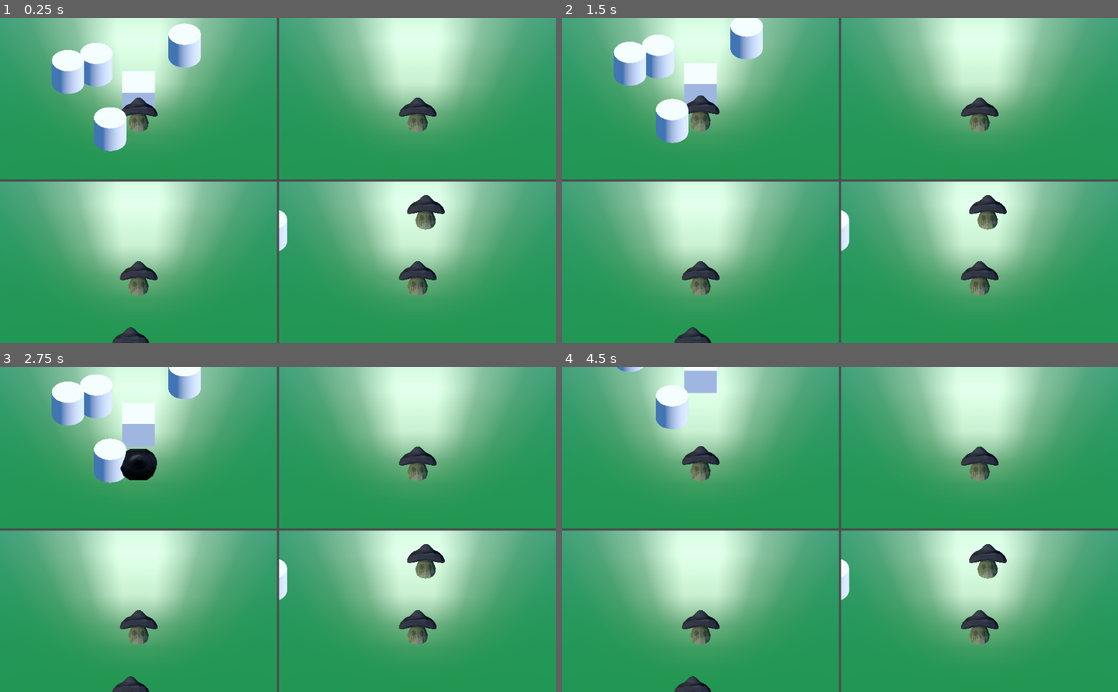
Above: before the commit, frames 1-4 (two rows, left to right).
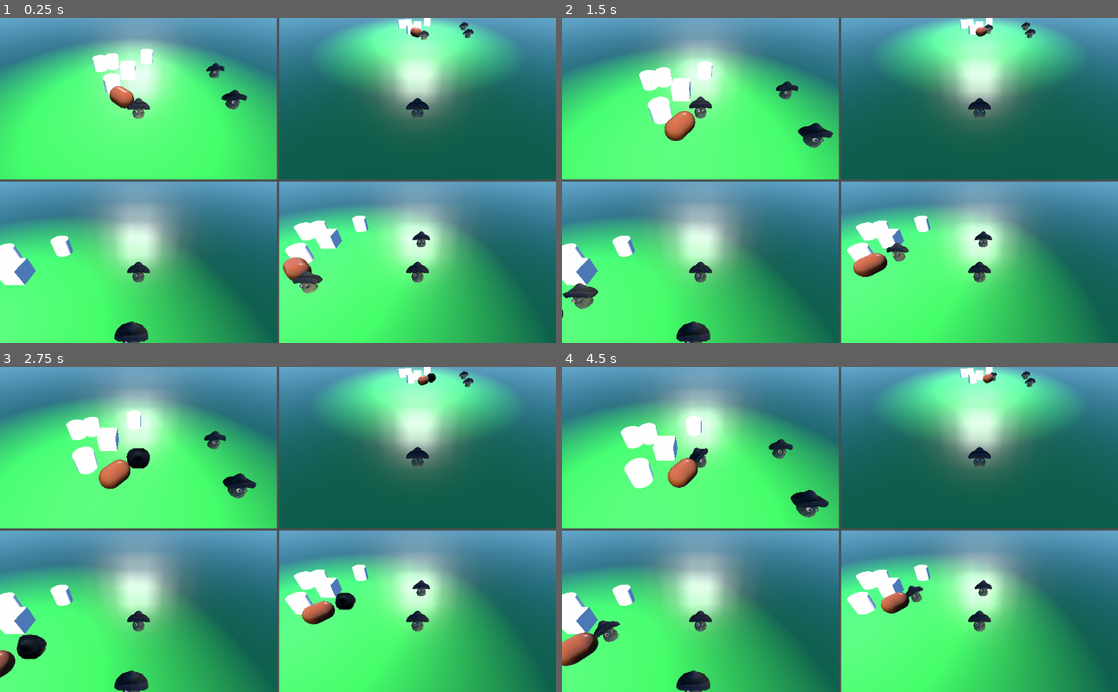
Above: after the commit, the same moments.

Repository: JohnMeadow1/ShroomDoom
Game: Godot game, scene res://viewports/viewports.tscn
Same seed, same stepped clock (60 frames per second), same inputs: the game is played once before the commit and once after it.
Inputs (mouse positions are in pixels of both pictures, inside the frame that each line leads up to):
- Up to frame 1 (0.25 s): no input
- Up to frame 2 (1.5 s): tap Enter at 0.5 s; move the mouse to (962, 164) at 0.52 s; hold Up (move_up_p1) 0.53-1.28 s; move the mouse to (728, 196) at 1.27 s; hold Down (move_down_p1) from 1.28 s (still down)
- Up to frame 3 (2.75 s): move the mouse to (333, 458) at 2.02 s; release Down (move_down_p1) at 2.03 s; hold Up (move_up_p1) from 2.03 s (still down)
- Up to frame 4 (4.5 s): move the mouse to (812, 594) at 2.77 s; move the mouse to (1006, 578) at 3.52 s; release Up (move_up_p1) at 3.53 s; hold Down (move_down_p1) from 3.53 s (still down); move the mouse to (673, 480) at 4.27 s

The runs differ from the first frame. In frame 1, 92% of the frame differs, in the area x 0-100%, y 0-100%; in frame 2, 92%; in frame 3, 92%; in frame 4, 92%.

Commit message:
goat merge

Diff:
--- a/source/main.tscn
+++ b/source/main.tscn
@@ -1,7 +1,8 @@
-[gd_scene load_steps=5 format=2]
+[gd_scene load_steps=6 format=2]
 
 [ext_resource path="res://main.gd" type="Script" id=1]
-[ext_resource path="res://objects/tree.tscn" type="PackedScene" id=2]
+[ext_resource path="res://enemies/goat.tscn" type="PackedScene" id=2]
+[ext_resource path="res://objects/tree.tscn" type="PackedScene" id=3]
 
 [sub_resource type="SpatialMaterial" id=1]
 
@@ -67,37 +68,7 @@
 
 script = ExtResource( 1 )
 
-[node name="enviroment" type="Node" parent="." index="0"]
-
-[node name="OmniLight" type="DirectionalLight" parent="enviroment" index="0"]
-
-transform = Transform( 0.434509, -0.662657, 0.60999, 0, 0.677264, 0.73574, -0.900667, -0.319686, 0.294277, 28.6534, 15.486, 0 )
-layers = 1
-light_color = Color( 1, 1, 1, 1 )
-light_energy = 1.0
-light_indirect_energy = 1.0
-light_negative = false
-light_specular = 0.5
-light_bake_mode = 1
-light_cull_mask = -1
-shadow_enabled = true
-shadow_color = Color( 0, 0, 0, 1 )
-shadow_bias = 0.1
-shadow_contact = 0.0
-shadow_reverse_cull_face = false
-editor_only = false
-directional_shadow_mode = 2
-directional_shadow_split_1 = 0.1
-directional_shadow_split_2 = 0.2
-directional_shadow_split_3 = 0.5
-directional_shadow_blend_splits = false
-directional_shadow_normal_bias = 0.8
-directional_shadow_bias_split_scale = 0.25
-directional_shadow_depth_range = 0
-directional_shadow_max_distance = 200.0
-_sections_unfolded = [ "Shadow" ]
-
-[node name="ground" type="MeshInstance" parent="." index="1"]
+[node name="ground" type="MeshInstance" parent="." index="0"]
 
 layers = 1
 material_override = null
@@ -113,6 +84,33 @@
 material/0 = null
 _sections_unfolded = [ "Geometry" ]
 
+[node name="Goat" parent="." index="1" instance=ExtResource( 2 )]
+
 [node name="map" type="Node" parent="." index="2"]
 
-[node name="tree" parent="map" index="0" instance=ExtResource( 2 )]
+[node name="tree" parent="map" index="0" instance=ExtResource( 3 )]
+
+transform = Transform( 1, 0, 0, 0, 1, 0, 0, 0, 1, 0, 0.870786, -6.3119 )
+
+[node name="OmniLight" type="OmniLight" parent="." index="3"]
+
+transform = Transform( 1, 0, 0, 0, 1, 0, 0, 0, 1, 0, 11.1384, 0 )
+layers = 1
+light_color = Color( 1, 1, 1, 1 )
+light_energy = 10.0
+light_indirect_energy = 1.0
+light_negative = false
+light_specular = 0.5
+light_bake_mode = 2
+light_cull_mask = -1
+shadow_enabled = true
+shadow_color = Color( 0, 0, 0, 1 )
+shadow_bias = 0.15
+shadow_contact = 0.0
+shadow_reverse_cull_face = false
+editor_only = false
+omni_range = 25.1138
+omni_attenuation = 1.0
+omni_shadow_mode = 1
+omni_shadow_detail = 1
+_sections_unfolded = [ "Light", "Omni", "Shadow" ]
--- a/source/objects/tree.tscn
+++ b/source/objects/tree.tscn
@@ -32,7 +32,7 @@
 
 layers = 1
 material_override = null
-cast_shadow = 1
+cast_shadow = 2
 extra_cull_margin = 0.0
 use_in_baked_light = false
 lod_min_distance = 0.0
--- a/source/player/player.tscn
+++ b/source/player/player.tscn
@@ -1,8 +1,9 @@
-[gd_scene load_steps=6 format=2]
+[gd_scene load_steps=7 format=2]
 
 [ext_resource path="res://player/player.gd" type="Script" id=1]
 [ext_resource path="res://player/player.png" type="Texture" id=2]
 [ext_resource path="res://player/player.obj" type="ArrayMesh" id=3]
+[ext_resource path="res://player/eye/eye.tscn" type="PackedScene" id=4]
 
 [sub_resource type="CapsuleShape" id=1]
 
@@ -62,7 +63,7 @@
 distance_fade_enable = false
 _sections_unfolded = [ "Roughness" ]
 
-[node name="player" type="KinematicBody"]
+[node name="player" type="KinematicBody" index="0"]
 
 transform = Transform( 1, 0, 0, 0, -4.37114e-008, -1, 0, 1, -4.37114e-008, 0, 1, 0 )
 input_ray_pickable = true
@@ -80,29 +81,12 @@
 _sections_unfolded = [ "Axis Lock", "Geometry", "Transform" ]
 PLAYER_NUM = 1
 
-[node name="Camera" type="Camera" parent="." index="0"]
-
-transform = Transform( 1, 0, 0, 0, -0.659078, 0.752075, 0, -0.752075, -0.659078, 0, 10, -10 )
-keep_aspect = 1
-cull_mask = 1048575
-environment = null
-h_offset = 0.0
-v_offset = 0.0
-doppler_tracking = 0
-projection = 1
-current = true
-fov = 70.0
-size = 10.0
-near = 0.05
-far = 100.0
-_sections_unfolded = [ "Transform" ]
-
-[node name="CollisionShape" type="CollisionShape" parent="." index="1"]
+[node name="CollisionShape" type="CollisionShape" parent="." index="0"]
 
 shape = SubResource( 1 )
 disabled = false
 
-[node name="Spatial" type="Spatial" parent="." index="2"]
+[node name="Spatial" type="Spatial" parent="." index="1"]
 
 transform = Transform( -1, 8.74228e-008, 0, -8.74228e-008, -1, 8.72665e-008, 7.62908e-015, 8.72665e-008, 1, 0, 0, 0 )
 _sections_unfolded = [ "Transform", "Visibility" ]
@@ -114,7 +98,7 @@
 material_override = SubResource( 2 )
 cast_shadow = 1
 extra_cull_margin = 0.0
-use_in_baked_light = false
+use_in_baked_light = true
 lod_min_distance = 0.0
 lod_min_hysteresis = 0.0
 lod_max_distance = 0.0
@@ -123,3 +107,28 @@
 skeleton = NodePath("..")
 material/0 = null
 _sections_unfolded = [ "Geometry", "Transform" ]
+
+[node name="eye_node" parent="Spatial" index="1" instance=ExtResource( 4 )]
+
+transform = Transform( -0.44794, 0.0523008, -0.215905, -0.206571, -0.27683, 0.361516, -0.0817224, 0.413074, 0.269613, 0.193395, -0.308041, 0.199018 )
+
+[node name="eye_node2" parent="Spatial" index="2" instance=ExtResource( 4 )]
+
+transform = Transform( -0.359935, -0.0202178, 0.173314, 0.174083, -0.0687146, 0.353516, 0.0119047, 0.393535, 0.070631, -0.25454, -0.308041, 0.199018 )
+
+[node name="Camera" type="Camera" parent="." index="2"]
+
+transform = Transform( 1, 0, 0, 0, -0.659078, 0.752075, 0, -0.752075, -0.659078, 0, 10, -10 )
+keep_aspect = 1
+cull_mask = 1048575
+environment = null
+h_offset = 0.0
+v_offset = 0.0
+doppler_tracking = 0
+projection = 0
+current = true
+fov = 60.0
+size = 10.0
+near = 0.05
+far = 100.0
+_sections_unfolded = [ "Transform" ]
--- a/source/viewports/viewports.tscn
+++ b/source/viewports/viewports.tscn
@@ -4,7 +4,7 @@
 [ext_resource path="res://main.tscn" type="PackedScene" id=2]
 [ext_resource path="res://player/player.tscn" type="PackedScene" id=3]
 
-[node name="splitscreen" type="Node" index="0"]
+[node name="splitscreen" type="Node"]
 
 script = ExtResource( 1 )
 
@@ -42,35 +42,57 @@
 
 [node name="Viewport1" type="Viewport" parent="ViewportsContainer/Player1" index="0"]
 
-editor/display_folded = true
-arvr = false
-size = Vector2( 510, 298 )
-own_world = false
-world = null
-transparent_bg = false
-msaa = 0
-hdr = true
-disable_3d = false
-usage = 2
-debug_draw = 0
-render_target_v_flip = false
-render_target_clear_mode = 0
-render_target_update_mode = 3
-audio_listener_enable_2d = false
-audio_listener_enable_3d = false
-physics_object_picking = false
-gui_disable_input = false
-gui_snap_controls_to_pixels = true
-shadow_atlas_size = 0
-shadow_atlas_quad_0 = 2
-shadow_atlas_quad_1 = 2
-shadow_atlas_quad_2 = 3
-shadow_atlas_quad_3 = 4
-_sections_unfolded = [ "Rendering" ]
+arvr = false
+size = Vector2( 510, 298 )
+own_world = false
+world = null
+transparent_bg = false
+msaa = 0
+hdr = true
+disable_3d = false
+usage = 2
+debug_draw = 0
+render_target_v_flip = false
+render_target_clear_mode = 0
+render_target_update_mode = 3
+audio_listener_enable_2d = false
+audio_listener_enable_3d = false
+physics_object_picking = false
+gui_disable_input = false
+gui_snap_controls_to_pixels = true
+shadow_atlas_size = -1
+shadow_atlas_quad_0 = 2
+shadow_atlas_quad_1 = 2
+shadow_atlas_quad_2 = 3
+shadow_atlas_quad_3 = 4
+_sections_unfolded = [ "Audio Listener", "Rendering", "Shadow Atlas" ]
 
 [node name="main" parent="ViewportsContainer/Player1/Viewport1" index="0" instance=ExtResource( 2 )]
 
 [node name="player" parent="ViewportsContainer/Player1/Viewport1" index="1" instance=ExtResource( 3 )]
+
+[node name="OmniLight" type="OmniLight" parent="ViewportsContainer/Player1/Viewport1" index="2"]
+
+transform = Transform( 1, 0, 0, 0, 1, 0, 0, 0, 1, 0, 2.94309, 2.79581 )
+layers = 1
+light_color = Color( 1, 1, 1, 1 )
+light_energy = 1.0
+light_indirect_energy = 1.0
+light_negative = false
+light_specular = 0.5
+light_bake_mode = 1
+light_cull_mask = -1
+shadow_enabled = true
+shadow_color = Color( 0, 0, 0, 1 )
+shadow_bias = 0.15
+shadow_contact = 0.0
+shadow_reverse_cull_face = false
+editor_only = false
+omni_range = 31.1206
+omni_attenuation = 1.0
+omni_shadow_mode = 1
+omni_shadow_detail = 1
+_sections_unfolded = [ "Shadow" ]
 
 [node name="Player2" type="ViewportContainer" parent="ViewportsContainer" index="1"]
 
@@ -93,7 +115,6 @@
 
 [node name="Viewport2" type="Viewport" parent="ViewportsContainer/Player2" index="0"]
 
-editor/display_folded = true
 arvr = false
 size = Vector2( 510, 298 )
 own_world = false
@@ -145,7 +166,6 @@
 
 [node name="Viewport3" type="Viewport" parent="ViewportsContainer/Player3" index="0"]
 
-editor/display_folded = true
 arvr = false
 size = Vector2( 510, 298 )
 own_world = false
